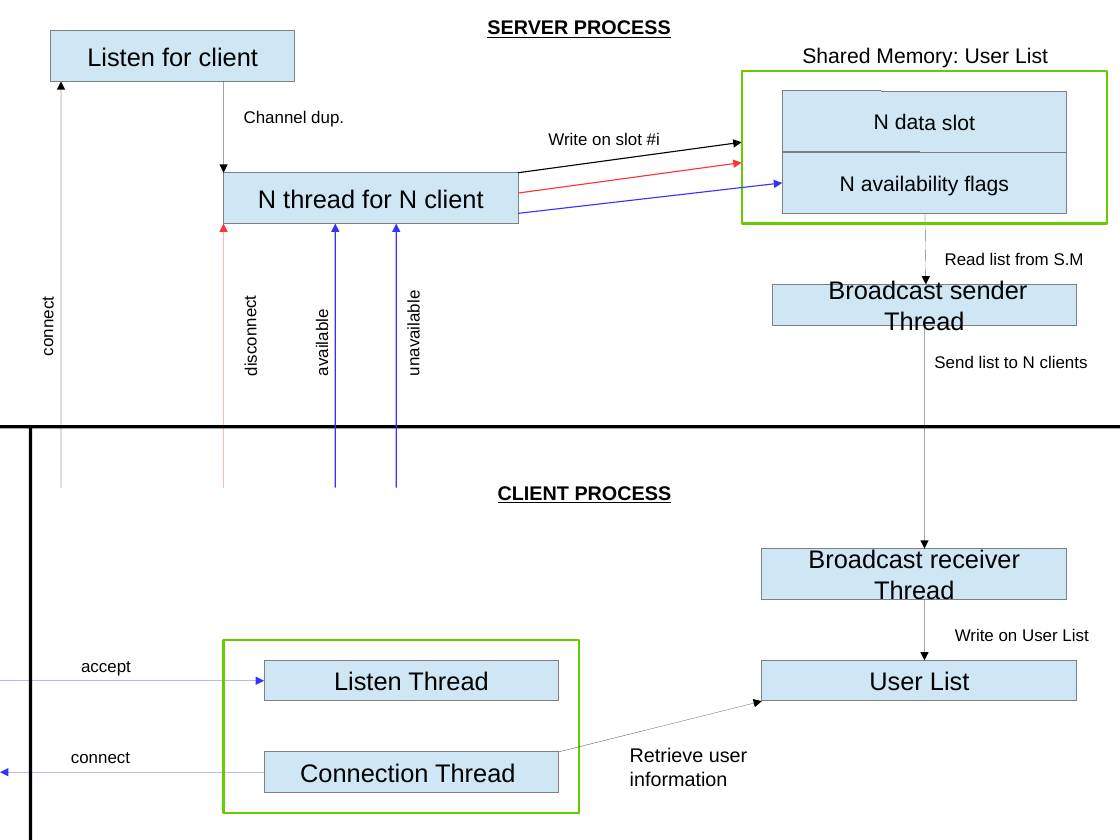
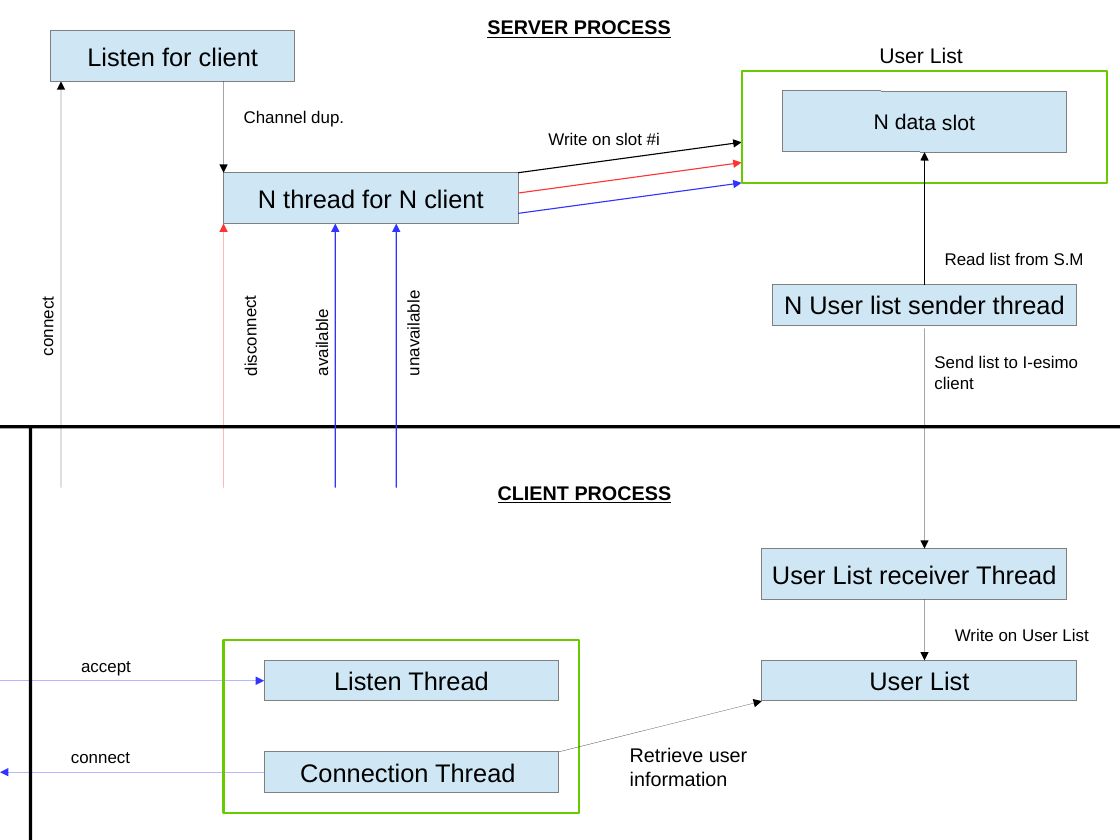
Before and after one commit to polyc/talk-service, a slide deck: slide 1 of SO_projectDiagram.odp. Drawn at 1120x840 pixels with LibreOffice and Linux fonts; fonts in the diff are those of the drawing. Boxes give left, top, right and bottom in pixels: in the first picture for what was removed or moved away, otherwise in the second. Text is boxed around its words. In the diff, an @@ line names an element or a change of style, - is before the commit and + after.

Commit message:
modifica alla parte di invio della lista utenti non piu in udp ma in tcp con un thread per ogni client connesso

```diff
--- a/SO_projectDiagram.odp
+++ b/SO_projectDiagram.odp
@@ text at (x1=879, y1=47, x2=963, y2=64): text changed @@
-Shared Memory: User List
+User List
@@ rectangle resized from (x1=742, y1=71, x2=1108, y2=224) to (x1=742, y1=71, x2=1108, y2=183) @@
@@ rectangle removed at (x1=783, y1=152, x2=1067, y2=214) @@
-N availability flags
@@ elbow arrow added from (925, 285) to (925, 152), #000000 0 pt @@
@@ arrow moved from (518, 213) - (783, 183) to (518, 213) - (742, 183) @@
@@ arrow removed from (925, 214) to (926, 285) @@
@@ text in rectangle at (x1=784, y1=295, x2=1065, y2=315): text changed @@
-Broadcast sender Thread
+N User list sender thread
@@ text at (x1=934, y1=355, x2=1078, y2=389): text changed @@
-Send list to N clients
+Send list to I-esimo client
@@ text in rectangle at (x1=772, y1=565, x2=1056, y2=585): text changed @@
-Broadcast receiver Thread
+User List receiver Thread
```
Also in this commit, not shown: 5 other slides changed, 4 slides added, 2 slides removed.
